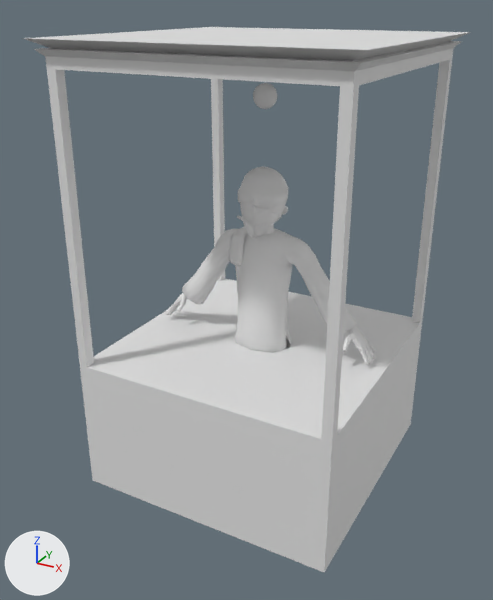
One commit to the FBX model T.I. 5 - RPG/Assets/FBX/Characters/Cartomancer.fbx: the scene before it, then after it.
Both versions are drawn from a 50 mm camera at (1.65, -3.19, 2.62) aimed at (-0.05, -0.11, 1.08). Lighting does not change. The marker at lower left points along +X, +Y and +Z. Where no turn or scale is listed for an object, it has been applied to the vertices. Vertices at the same position are counted once.

The scene before the commit, as lines of its bpy script (objects in view):
```python
me_cartomancer = bpy.data.meshes.new('Cartomancer')
me_cartomancer.from_pydata(...)  # 3919 vertices, 3426 faces; spans x -0.81..0.81, y -0.8..0.8, z 0.0..2.46
ob_cartomancer = bpy.data.objects.new('Cartomancer', me_cartomancer)
ob_cartomancer.location = (0.0, 0.0, 0.0)
```
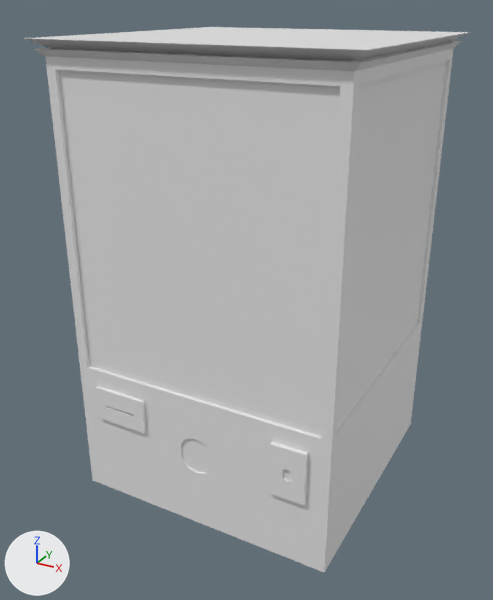
Where the change shows, as pixel boxes (x1, y1, x2, y2) in the pictures (493 x 600 px):
'CabinFrontWindow', added
    after: (59, 70, 340, 437)
part 1 of me_cartomancer, deleted
    before: (165, 83, 376, 365)
part 2 of me_cartomancer, built on
    before: (94, 280, 419, 433)
    after: (63, 60, 448, 512)

Patch to the scene script:
```diff
--- a/T.I. 5 - RPG/Assets/FBX/Characters/Cartomancer.fbx.py
+++ b/T.I. 5 - RPG/Assets/FBX/Characters/Cartomancer.fbx.py
@@ mat_cartomancermat @@
+mat_cartomancermat = principled_material('CartomancerMat')
+mat_cartomancermat.base_color = (0.8, 0.8, 0.8)  # white #e7e7e7
@@ me_cartomancer @@
 # used by ob_cartomancer; location = (0.0, 0.0, 0.0)
-me_cartomancer.from_pydata(...)  # 3919 vertices, 3426 faces; spans x -0.81..0.81, y -0.8..0.8, z 0.0..2.46
+me_cartomancer.from_pydata(...)  # 1036 vertices, 1034 faces; spans x -0.81..0.81, y -0.8..0.8, z 0.0..2.46
+# me_cartomancer part 1: 69 loose pieces with 3757 vertices, spanning x -0.67..0.67, y -0.15..0.13, z 0.64..2.24, are deleted
+# me_cartomancer part 2: 27 vertices removed from x -0.74..0.74, y -0.17..0.17, z 0.0..0.78; 901 vertices added at x -0.74..0.74, y -0.8..0.8, z 0.0..2.46
+# me_cartomancer part 3: the surface is now shaded flat
+me_cartomancer.materials.append(mat_cartomancermat)  # white #e7e7e7
@@ me_cabinfrontwindow @@
+me_cabinfrontwindow.from_pydata([(0.69, -0.71, 0.78), (0.69, -0.72, 0.78), (-0.69, -0.71, 0.78), (-0.69, -0.72, 0.78), (0.69, -0.71, 2.33), (0.69, -0.72, 2.33), (-0.69, -0.71, 2.33), (-0.69, -0.72, 2.33)], [], [(6, 4, 0, 2), (7, 5, 4, 6), (1, 3, 2, 0), (5, 7, 3, 1), (0, 4, 5, 1), (3, 7, 6, 2)])
+me_cabinfrontwindow.materials.append(mat_cartomancermat)  # white #e7e7e7
@@ ob_cabinfrontwindow @@
+ob_cabinfrontwindow = bpy.data.objects.new('CabinFrontWindow', me_cabinfrontwindow)
+ob_cabinfrontwindow.location = (0.0, 0.0, 0.0)
```
